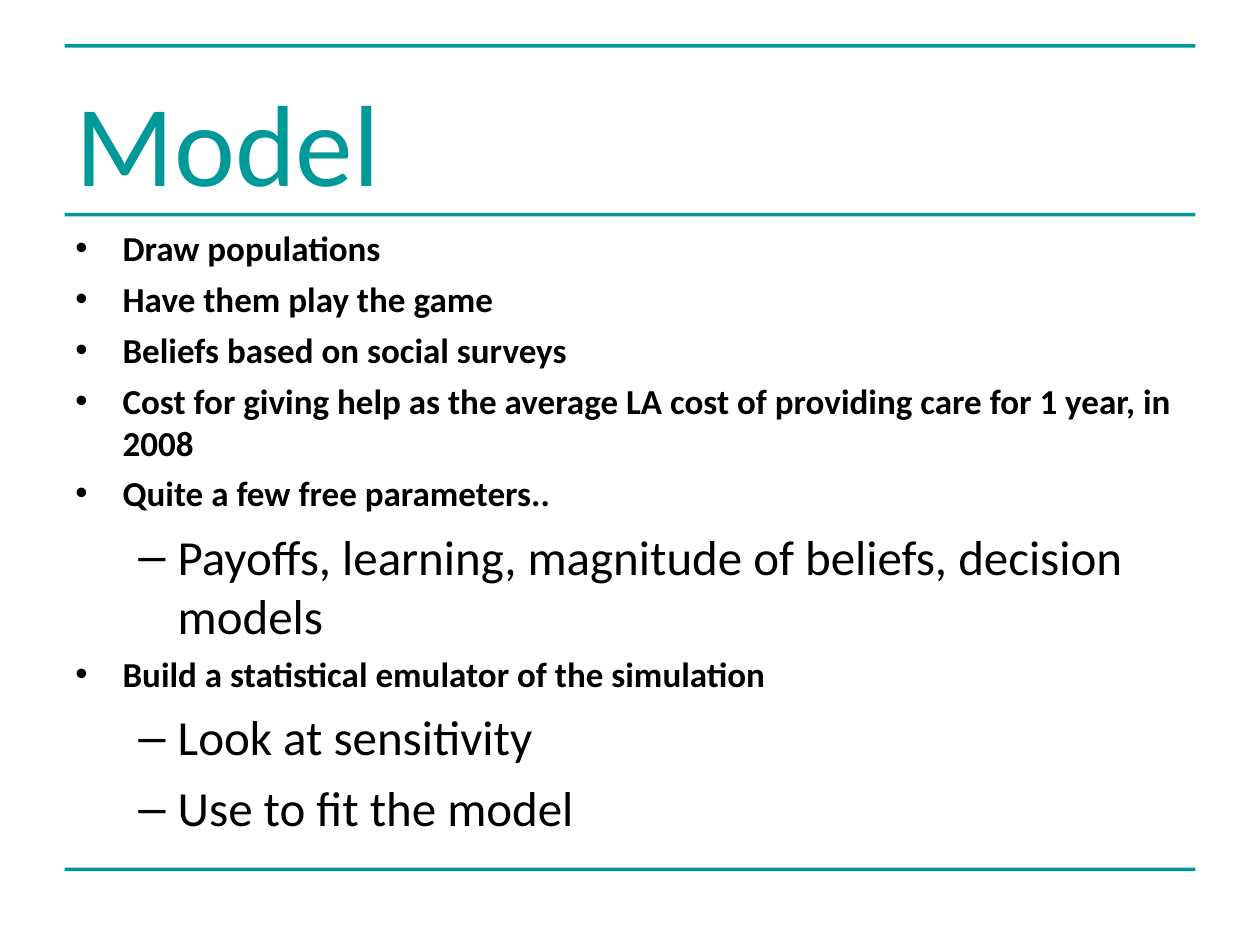
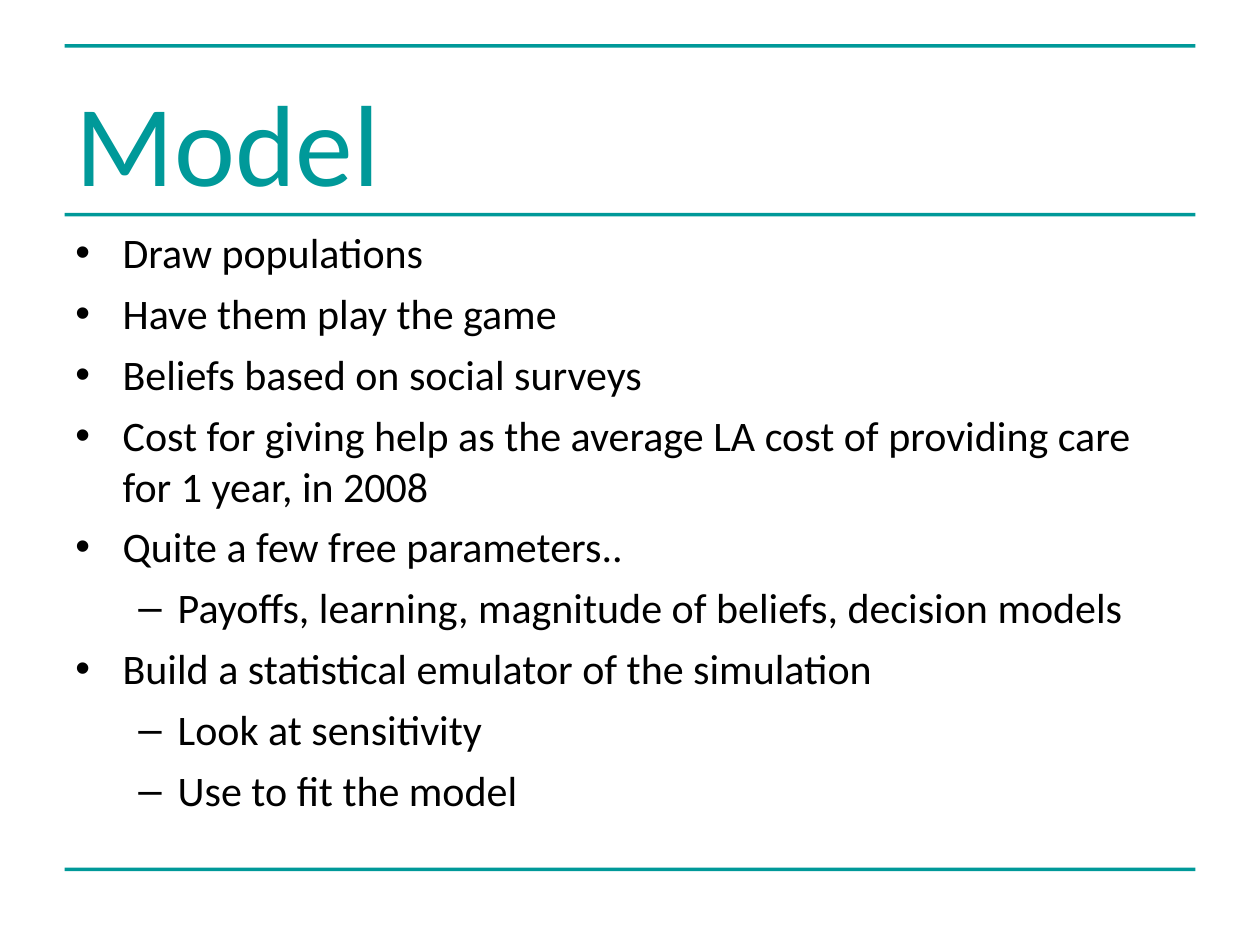
Before and after one commit to greenape/bsps2015, a slide deck: slide 14 of presentation/risky_aging_bsps.ppt. Drawn at 1260x945 pixels with LibreOffice and Linux fonts; fonts in the diff are those of the drawing. Boxes give left, top, right and bottom in pixels: in the first picture for what was removed or moved away, otherwise in the second. Text is boxed around its words. In the diff, an @@ line names an element or a change of style, - is before the commit and + after.

Commit message:
Font sizes

```diff
--- a/presentation/risky_aging_bsps.ppt
+++ b/presentation/risky_aging_bsps.ppt
@@ text "Draw populations" at [123,238,1130,807]: size 20 to 24 pt, bold off in "Draw populations", "Have them play the game", "Beliefs based on social surveys", "Cost for giving help as the average ..." and 2 more places; size 28 to 24 pt in "Payoffs, learning, magnitude of beliefs, decision models", "Look at sensitivity", "Use to fit the model"; more space between paragraphs; less space between paragraphs @@
```
Also in this commit, not shown: 8 other slides changed.
